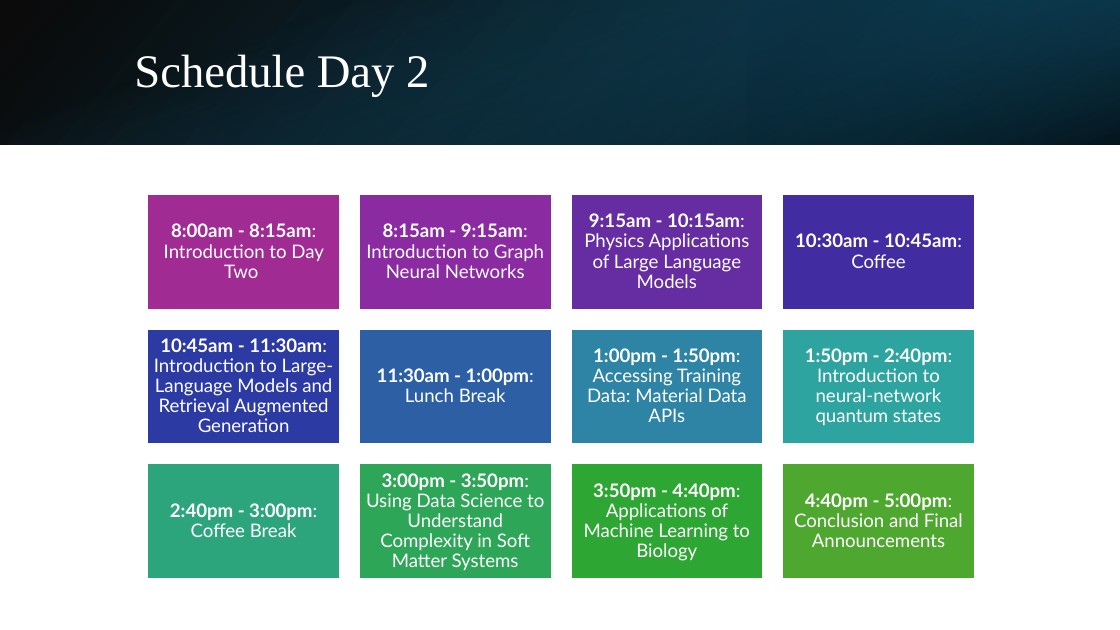
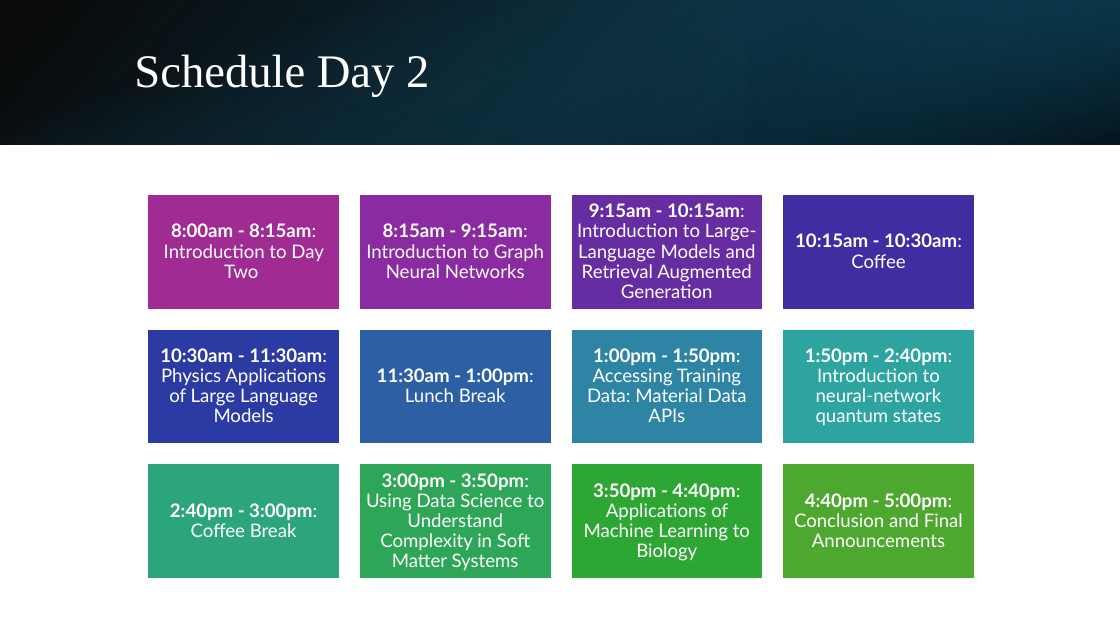
Before and after one commit to butler-julie/DataScienceForPhysicists2025, a slide deck: slide 6 of ShortCourseIntroSlides.pptx. Drawn at 1120x630 pixels with LibreOffice and Linux fonts; fonts in the diff are those of the drawing. Boxes give left, top, right and bottom in pixels: in the first picture for what was removed or moved away, otherwise in the second. Text is boxed around its words. In the diff, an @@ line names an element or a change of style, - is before the commit and + after.

Commit message:
rearranging schedule

```diff
--- a/ShortCourseIntroSlides.pptx
+++ b/ShortCourseIntroSlides.pptx
@@ text at box(577, 203, 757, 298): text changed @@
-9:15am - 10:15am: Physics Applications of Large Language Models
+9:15am - 10:15am: Introduction to Large-Language Models and Retrieval Augmented Generation
@@ text at box(795, 233, 962, 268): text changed @@
-10:30am - 10:45am: Coffee
+10:15am - 10:30am: Coffee
@@ text at box(160, 348, 327, 422): text changed @@
-10:45am - 11:30am: Introduction to Large-Language Models and Retrieval Augmented Generation
+10:30am - 11:30am: Physics Applications of Large Language Models
```
Also in this commit, not shown: 4 other files.
